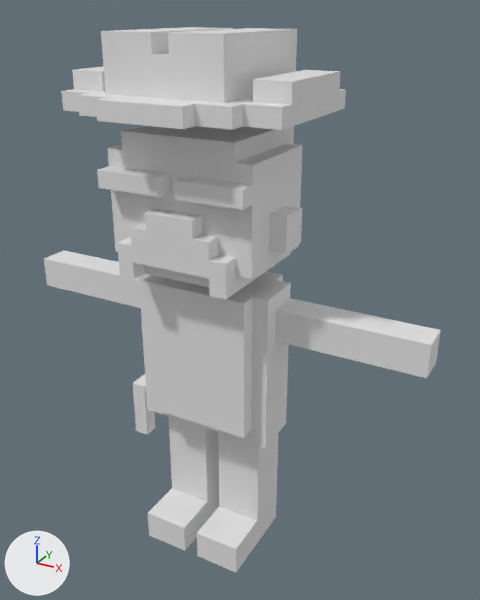
The FBX model Assets/Gioele/Prefabs/Cowboy_Cube_Rig.fbx, before and after one commit.
The view is the same before and after, from a 50 mm lens placed at (1.96, -3.08, 3.4), pointed at (0.14, 0.23, 1.75). Every picture has the same lights, and +X, +Y and +Z are marked at lower left.

The first picture shows 'cowboy-0'.
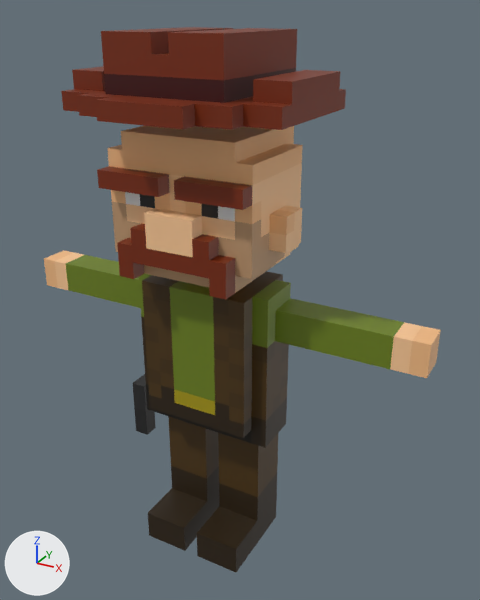
Where the newer file only moved an object's origin or applied its transform, the numbers keep the older frame.

Where the change shows, as pixel boxes (x1, y1, x2, y2) in the pictures (480 x 600 px):
```json
{"object": "cowboy-0", "change": "surface changed", "before": [44, 27, 441, 572], "after": [44, 27, 441, 572], "on screen": "grey to brown"}
```

Scene script edits in JSON lines:
```json
{"op": "add", "block": "img_cowboy_texture_png", "code": ["img_cowboy_texture_png = load_image('Cowboy_texture.png', '../materials/Cowboy_texture.png', 1024, 1024, 'sRGB')"]}
{"op": "remove", "block": "mat_cowboymat", "code": "mat_cowboymat.base_color = (0.8, 0.8, 0.8)  # white #e7e7e7"}
{"op": "add", "block": "mat_cowboymat", "code": "mat_cowboymat.texture = img_cowboy_texture_png"}
{"block": "me_cowboy_0_001", "where": "me_cowboy_0_001.from_pydata(...)  # 11992 vertices, 8994 faces; spans x -1.35..1.35, y -0.5..0.7, z 0.0..3.3"}
{"block": "me_cowboy_0_001", "where": "# used by ob_cowboy_0; location = (0.0, 0.0, 0.0)"}
{"block": "me_cowboy_0_001", "change": "me_cowboy_0_001 part 1: texture (UV) coordinates changed"}
```
